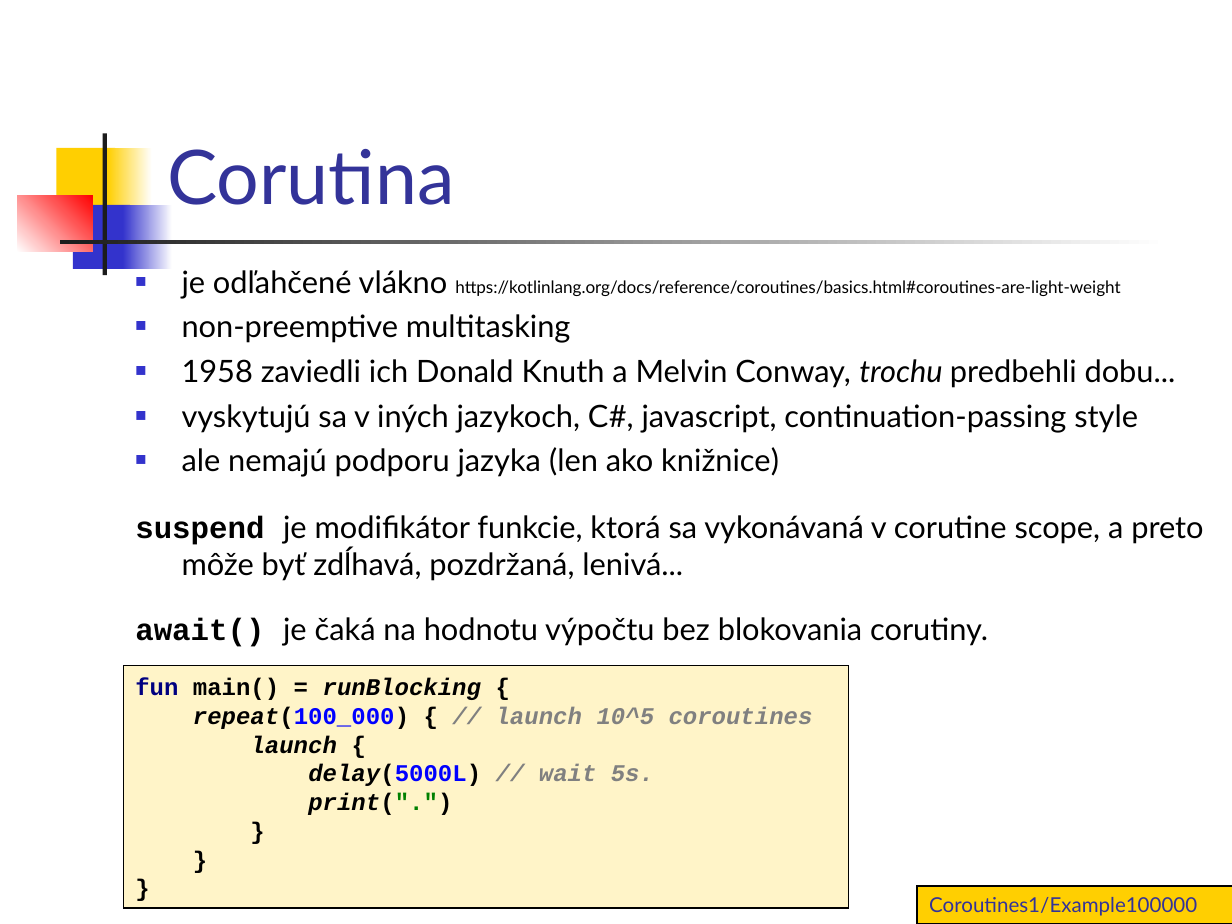
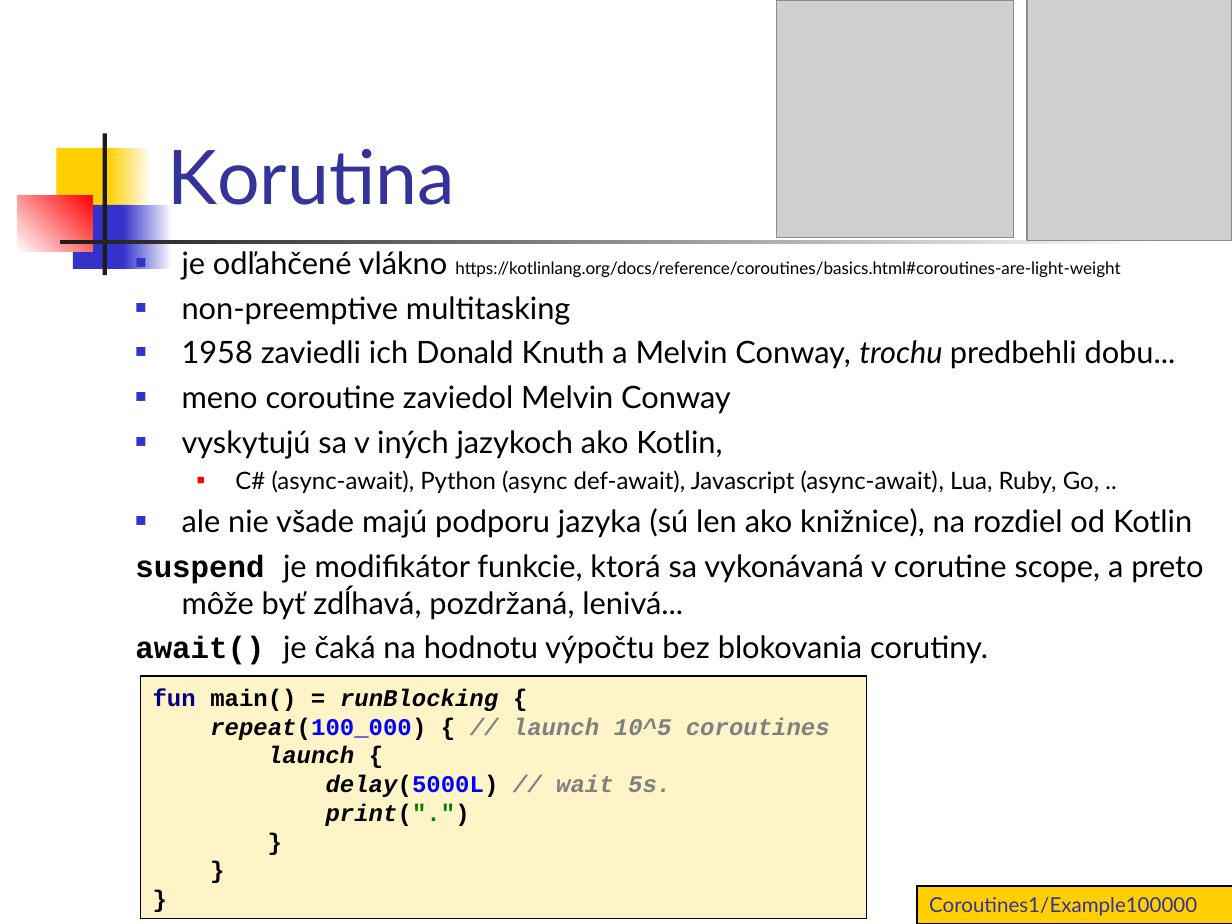
Before and after one commit to vmandro/Prednasky, a slide deck: slide 9 of 10/10_Android.ppt (slide 8 before the commit). Drawn at 1232x924 pixels with LibreOffice and Linux fonts; fonts in the diff are those of the drawing; grey boxes stand for pictures. Boxes give left, top, right and bottom in pixels: in the first picture for what was removed or moved away, otherwise in the second. Text is boxed around its words. In the diff, an @@ line names an element or a change of style, - is before the commit and + after.

```diff
--- a/10/10_Android.ppt
+++ b/10/10_Android.ppt
@@ picture added at <box>777,1,1014,238</box> @@
@@ picture added at <box>1027,0,1232,240</box> @@
@@ title at <box>167,149,455,205</box>: text changed @@
-Corutina
+Korutina
@@ text "je odľahčené vlákno https://kotlinlang.org/docs/reference/co ...": place and size @@
-text "je odľahčené vlákno https://kotlinlang.org/docs/reference/co ..." at <box>135,270,1203,647</box>
+text "je odľahčené vlákno https://kotlinlang.org/docs/reference/co ..." at <box>135,251,1203,665</box>
@@ text at <box>182,385,1192,538</box>: text changed @@
-■ vyskytujú sa v iných jazykoch, C#, javascript, continuation-passing style
-■ ale nemajú podporu jazyka (len ako knižnice)
+■ meno coroutine zaviedol Melvin Conway
+■ vyskytujú sa v iných jazykoch ako Kotlin,
+  ■ C# (async-await), Python (async def-await), Javascript (async-await), Lua, Ruby, Go, ..
+■ ale nie všade majú podporu jazyka (sú len ako knižnice), na rozdiel od Kotlin
@@ rectangle "fun main() = runBlocking { ...": place and size @@
-rectangle "fun main() = runBlocking { ..." at <box>123,665,849,908</box>
+rectangle "fun main() = runBlocking { ..." at <box>140,676,866,919</box>
```
Also in this commit, not shown: 7 other slides changed, 10 slides added, 4 other files.
